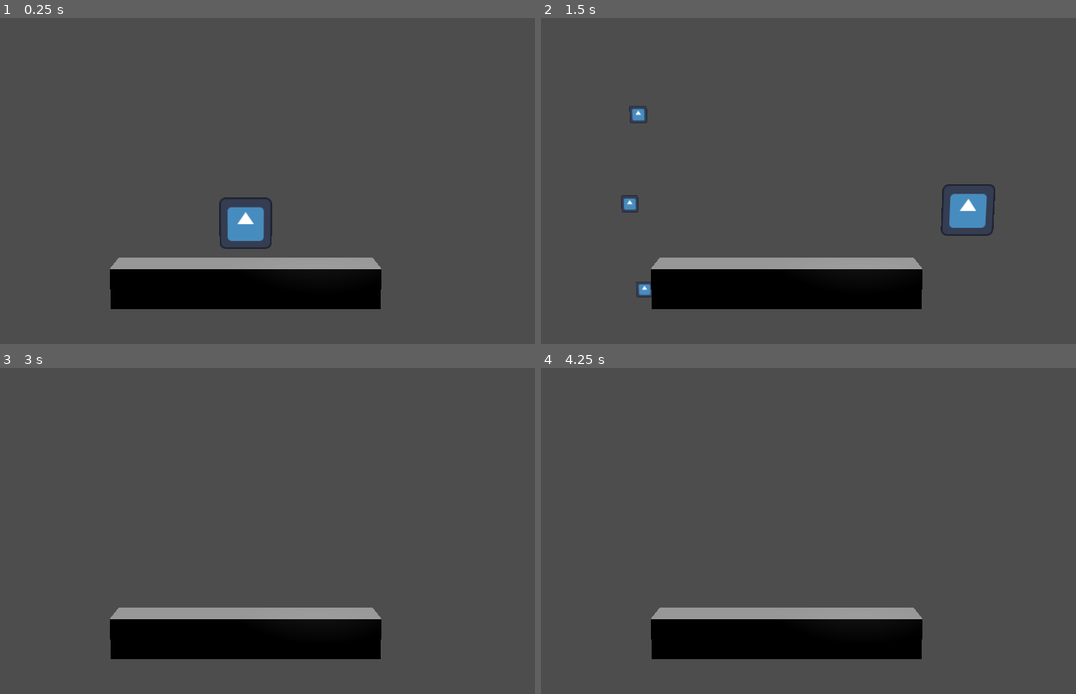
Above: before the commit, frames 1-4 (two rows, left to right).
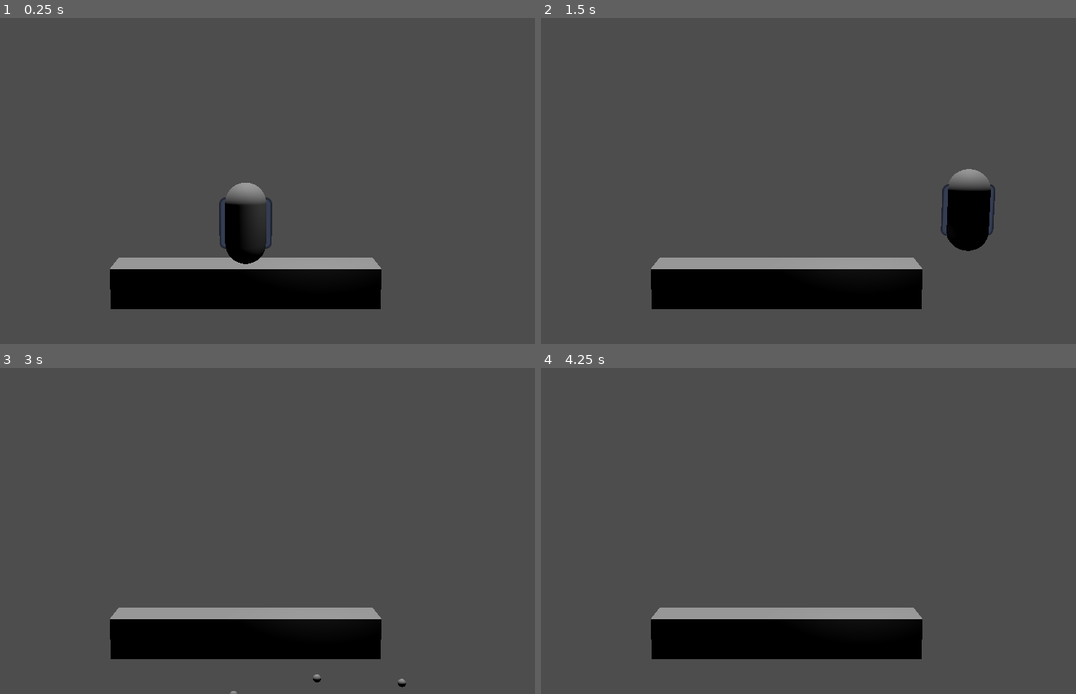
Above: after the commit, the same moments.

Repository: theowiik/project-epic-footsies-2
Game: Godot game, scene res://scenes/main.tscn
The game is run twice, just before and just after one commit, with the same random seed, the same clock (stepped at 60 frames per second) and the same inputs. The engine's default icon, where the game draws it, is replaced by a stand-in: a white triangle on a blue panel in a dark square.
Inputs (mouse positions are in pixels of both pictures, inside the frame that each line leads up to):
- Up to frame 1 (0.25 s): no input
- Up to frame 2 (1.5 s): tap Enter (ui_accept) at 0.5, 0.77 s; move the mouse to (915, 164) at 0.52 s; hold Right (ui_right) 0.53-1.28 s; hold K 0.53-1.28 s; click (915, 164) at 0.67 s; move the mouse to (669, 197) at 1.27 s; hold Left (ui_left) from 1.28 s (still down); tap J at 1.35 s; click (669, 197) at 1.42 s
- Up to frame 3 (3 s): tap Enter (ui_accept) at 1.52 s; move the mouse to (304, 459) at 2.02 s; release Left (ui_left) at 2.03 s; hold L 2.03-2.78 s; hold Right (ui_right) from 2.03 s (still down); click (304, 459) at 2.17 s; move the mouse to (214, 596) at 2.77 s; tap K at 2.85 s; click (214, 596) at 2.92 s
- Up to frame 4 (4.25 s): tap Enter (ui_accept) at 3.02, 3.77 s; move the mouse to (963, 579) at 3.52 s; release Right (ui_right) at 3.53 s; hold Left (ui_left) from 3.53 s (still down); hold J from 3.53 s (still down); click (963, 579) at 3.67 s

The runs differ from the first frame. In frame 1, 1.6% of the frame differs, in the area x 42-50%, y 50-76%; in frame 2, 2.1%, in the area x 14-85%, y 26-86%; in frame 3, less than 0.1%; in frame 4, nothing differs.

Commit message:
Restructure power ups

Diff:
--- a/game/objects/bullet.tscn
+++ b/game/objects/bullet.tscn
@@ -1,11 +1,19 @@
-[gd_scene load_steps=3 format=3 uid="uid://drbs6sofuivrm"]
+[gd_scene load_steps=4 format=3 uid="uid://drbs6sofuivrm"]
 
 [ext_resource type="Texture2D" uid="uid://co5yey2y7yboh" path="res://assets/icon.svg" id="1_1hbe6"]
-[ext_resource type="Script" path="res://scripts/bullet.gd" id="1_script"]
+[ext_resource type="Script" uid="uid://d00uqlh5tao8s" path="res://scripts/bullet.gd" id="1_script"]
+
+[sub_resource type="SphereMesh" id="SphereMesh_3ndsa"]
+radius = 0.1
+height = 0.2
 
 [node name="Bullet" type="Node3D"]
 script = ExtResource("1_script")
 
 [node name="Sprite3D" type="Sprite3D" parent="."]
 transform = Transform3D(0.325, 0, 0, 0, 0.325, 0, 0, 0, 0.325, 0, 0, 0)
+visible = false
 texture = ExtResource("1_1hbe6")
+
+[node name="MeshInstance3D" type="MeshInstance3D" parent="."]
+mesh = SubResource("SphereMesh_3ndsa")
--- a/game/objects/player.tscn
+++ b/game/objects/player.tscn
@@ -1,9 +1,11 @@
-[gd_scene load_steps=4 format=3 uid="uid://wilclsh64myp"]
+[gd_scene load_steps=5 format=3 uid="uid://wilclsh64myp"]
 
 [ext_resource type="Texture2D" uid="uid://co5yey2y7yboh" path="res://assets/icon.svg" id="1_eqqp1"]
 [ext_resource type="Script" uid="uid://cphs6p6g4lci0" path="res://scripts/player.gd" id="2_ykyjo"]
 
 [sub_resource type="CapsuleShape3D" id="CapsuleShape3D_ykyjo"]
+
+[sub_resource type="CapsuleMesh" id="CapsuleMesh_ykyjo"]
 
 [node name="Player" type="CharacterBody3D"]
 script = ExtResource("2_ykyjo")
@@ -13,3 +15,6 @@
 
 [node name="Sprite3D" type="Sprite3D" parent="."]
 texture = ExtResource("1_eqqp1")
+
+[node name="MeshInstance3D" type="MeshInstance3D" parent="."]
+mesh = SubResource("CapsuleMesh_ykyjo")
--- a/game/scripts/movement/basic_movement.gd
+++ b/game/scripts/movement/basic_movement.gd
@@ -12,7 +12,6 @@
 	var velocity = Vector2.ZERO
 
 	velocity.x = input_vector.x * speed
-	# Gravity is now handled in the player for 3D platformer physics
 	velocity.y = 0
 
 	return velocity
--- a/game/scripts/movement/movement_decorator.gd
+++ b/game/scripts/movement/movement_crystal.gd
@@ -1,5 +1,5 @@
 extends MovementBehavior
-class_name MovementDecorator
+class_name MovementCrystal
 
 var base_movement: MovementBehavior
 
--- a/game/scripts/powerups/movement/phast_powerup.gd
+++ b/game/scripts/movement/phast_crystal.gd
@@ -1,5 +1,5 @@
-extends MovementDecorator
-class_name PhastPowerup
+extends MovementCrystal
+class_name PhastCrystal
 
 var speed_multiplier: float = 1.6
 
--- a/game/scripts/player.gd
+++ b/game/scripts/player.gd
@@ -7,19 +7,18 @@
 
 var movement_behavior: MovementBehavior
 var base_movement: MovementBehavior
-var has_phast: bool = false
+var movement_crystals: Array[String] = []
 var k_was_pressed: bool = false
 
 var shooting_behavior: ShootingBehavior
 var base_shooting: ShootingBehavior
-var has_triple_shot: bool = false
-var has_fast_bullets: bool = false
+var shooting_crystals: Array[String] = []
 var j_was_pressed: bool = false
 var l_was_pressed: bool = false
 
 
 func _ready():
-	base_movement = BasicMovement.new(5.0)  # Reduced speed for 3D
+	base_movement = BasicMovement.new(5.0)
 	movement_behavior = base_movement
 
 	base_shooting = BasicShooting.new()
@@ -29,21 +28,20 @@
 
 
 func _physics_process(delta):
-	# Movement powerup toggle
+	# Debug toggles
 	var k_pressed = Input.is_physical_key_pressed(KEY_K)
 	if k_pressed and not k_was_pressed:
-		toggle_phast()
+		toggle_movement_crystal("phast")
 	k_was_pressed = k_pressed
 
-	# Shooting powerup toggles
 	var j_pressed = Input.is_physical_key_pressed(KEY_J)
 	if j_pressed and not j_was_pressed:
-		toggle_triple_shot()
+		toggle_shooting_crystal("triple_shot")
 	j_was_pressed = j_pressed
 
 	var l_pressed = Input.is_physical_key_pressed(KEY_L)
 	if l_pressed and not l_was_pressed:
-		toggle_fast_bullets()
+		toggle_shooting_crystal("fast_bullets")
 	l_was_pressed = l_pressed
 
 	# Shooting
@@ -62,7 +60,7 @@
 	var input_vector = get_input()
 	var movement = movement_behavior.process_movement(input_vector, delta)
 	velocity.x = movement.x
-	velocity.z = 0  # Constrain to X/Y axis only (platformer style)
+	velocity.z = 0
 
 	# Update facing direction based on movement
 	if input_vector.x > 0:
@@ -73,41 +71,65 @@
 	move_and_slide()
 
 
-func toggle_phast():
-	has_phast = !has_phast
-	if has_phast:
-		movement_behavior = PhastPowerup.new(base_movement)
-		print("Phast activated!")
+func toggle_movement_crystal(crystal_name: String):
+	if crystal_name in movement_crystals:
+		movement_crystals.erase(crystal_name)
+		print(crystal_name, " OFF")
 	else:
-		movement_behavior = base_movement
-		print("Phast deactivated!")
+		movement_crystals.append(crystal_name)
+		print(crystal_name, " ON")
+	rebuild_movement_behavior()
+
+
+func toggle_shooting_crystal(crystal_name: String):
+	if crystal_name in shooting_crystals:
+		shooting_crystals.erase(crystal_name)
+		print(crystal_name, " OFF")
+	else:
+		shooting_crystals.append(crystal_name)
+		print(crystal_name, " ON")
+	rebuild_shooting_behavior()
+
+
+func rebuild_movement_behavior():
+	movement_behavior = base_movement
+	for crystal_name in movement_crystals:
+		match crystal_name:
+			"phast":
+				movement_behavior = PhastCrystal.new(movement_behavior)
+
+
+func rebuild_shooting_behavior():
+	shooting_behavior = base_shooting
+	for crystal_name in shooting_crystals:
+		match crystal_name:
+			"triple_shot":
+				shooting_behavior = TripleShotCrystal.new(shooting_behavior)
+			"fast_bullets":
+				shooting_behavior = FastBulletsCrystal.new(shooting_behavior)
 
 
 func shoot():
-	var direction = Vector3.RIGHT * facing_direction  # Shoot in the direction we're facing
+	var direction = get_aim_direction()
 	shooting_behavior.shoot(global_position, direction, self)
 
 
-func toggle_triple_shot():
-	has_triple_shot = !has_triple_shot
-	update_shooting_behavior()
-	print("Triple shot: ", "ON" if has_triple_shot else "OFF")
+func get_aim_direction() -> Vector3:
+	var camera = get_viewport().get_camera_3d()
+	if not camera:
+		return Vector3.RIGHT * facing_direction
 
+	var mouse_pos = get_viewport().get_mouse_position()
+	var ray_origin = camera.project_ray_origin(mouse_pos)
+	var ray_direction = camera.project_ray_normal(mouse_pos)
 
-func toggle_fast_bullets():
-	has_fast_bullets = !has_fast_bullets
-	update_shooting_behavior()
-	print("Fast bullets: ", "ON" if has_fast_bullets else "OFF")
+	if abs(ray_direction.z) > 0.0001:
+		var t = (global_position.z - ray_origin.z) / ray_direction.z
+		var aim_point = ray_origin + ray_direction * t
+		var direction = (aim_point - global_position).normalized()
+		return direction
 
-
-func update_shooting_behavior():
-	shooting_behavior = base_shooting
-
-	if has_triple_shot:
-		shooting_behavior = TripleShotPowerup.new(shooting_behavior)
-
-	if has_fast_bullets:
-		shooting_behavior = FastBulletsPowerup.new(shooting_behavior)
+	return Vector3.RIGHT * facing_direction
 
 
 func get_input() -> Vector2:
--- a/game/scripts/shooting/basic_shooting.gd
+++ b/game/scripts/shooting/basic_shooting.gd
@@ -1,12 +1,7 @@
 extends ShootingBehavior
 class_name BasicShooting
 
-var bullet_scene: PackedScene
-
-
-func _init():
-	bullet_scene = load("res://objects/bullet.tscn")
-
+var bullet_scene: PackedScene = load("res://objects/bullet.tscn")
 
 func shoot(from_position: Vector3, direction: Vector3, owner_node: Node3D) -> void:
 	spawn_bullet(from_position, direction, owner_node)
--- a/game/scripts/powerups/shooting/fast_bullets_powerup.gd
+++ b/game/scripts/shooting/fast_bullets_crystal.gd
@@ -1,5 +1,5 @@
-extends ShootingDecorator
-class_name FastBulletsPowerup
+extends ShootingCrystal
+class_name FastBulletsCrystal
 
 var speed_multiplier: float = 2.0
 
--- a/game/scripts/shooting/shooting_behavior.gd
+++ b/game/scripts/shooting/shooting_behavior.gd
@@ -3,7 +3,7 @@
 
 
 func get_bullet_speed() -> float:
-	return 500.0
+	return 10.0
 
 
 func shoot(from_position: Vector3, direction: Vector3, owner_node: Node3D) -> void:
--- a/game/scripts/shooting/shooting_decorator.gd
+++ b/game/scripts/shooting/shooting_crystal.gd
@@ -1,5 +1,5 @@
 extends ShootingBehavior
-class_name ShootingDecorator
+class_name ShootingCrystal
 
 var base_shooting: ShootingBehavior
 
--- a/game/scripts/powerups/shooting/triple_shot_powerup.gd
+++ b/game/scripts/shooting/triple_shot_crystal.gd
@@ -1,5 +1,5 @@
-extends ShootingDecorator
-class_name TripleShotPowerup
+extends ShootingCrystal
+class_name TripleShotCrystal
 
 var spread_angle: float = 15.0
 
Not shown, removed: game/scripts/movement/movement_decorator.gd.uid
Not shown, removed: game/scripts/powerups/movement/phast_powerup.gd.uid
Not shown, removed: game/scripts/powerups/shooting/fast_bullets_powerup.gd.uid
Not shown, removed: game/scripts/powerups/shooting/triple_shot_powerup.gd.uid
Not shown, removed: game/scripts/shooting/shooting_decorator.gd.uid
Not shown, added: game/docs/power-up-decorators.md
